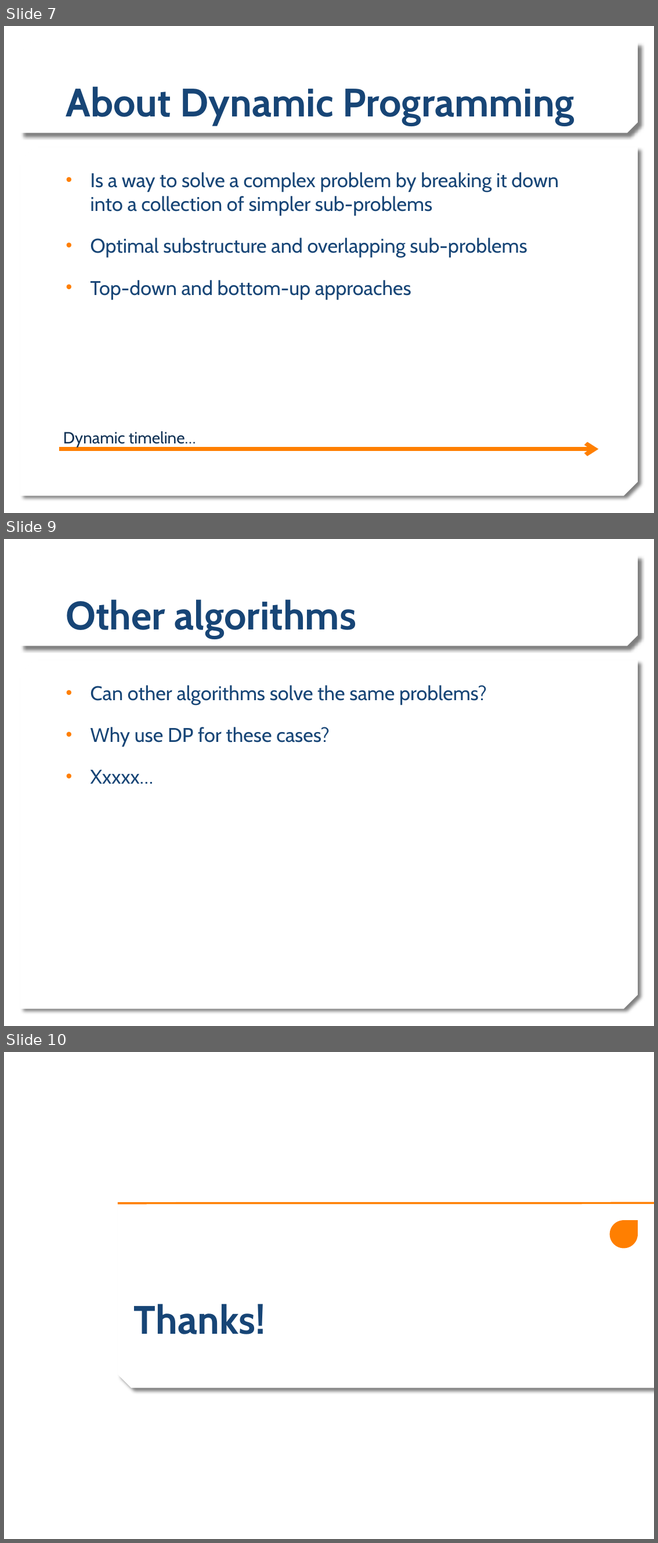
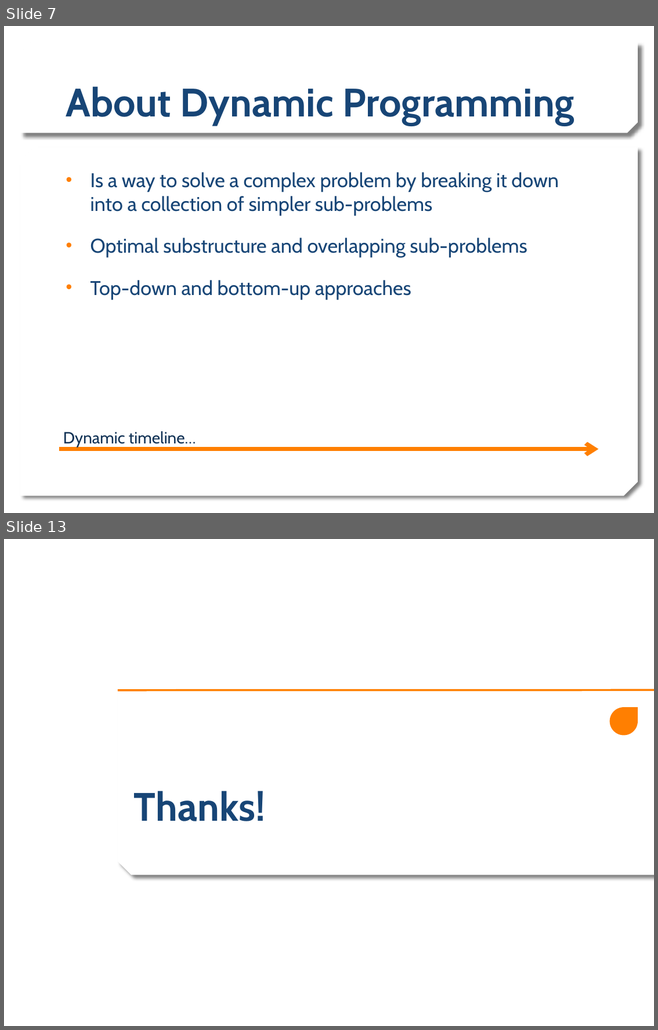
Before and after one commit to rirypheng/dynamic-programming, a slide deck: DP - Warehouse Problem.pptx. Shown one above the other, each under a label of ours: slides 7, 9 and 10 before the commit, slides 7 and 13 after it; the slides between them are not shown. The pictures are 658x1543 and 658x1030 pixels, drawn with LibreOffice and Linux fonts; fonts in the diff are those of the drawing; background and template pictures are left out. Boxes give left, top, right and bottom in pixels: in the first picture for what was removed or moved away, otherwise in the second. Text is boxed around its words. In the diff, an @@ line names an element or a change of style, - is before the commit and + after.

```diff
--- a/DP - Warehouse Problem.pptx
+++ b/DP - Warehouse Problem.pptx
@@ slide 9 removed at [4, 539, 654, 1026], background picture (left out); not listed: 2 template elements that a slide beside it also shows @@
@@ title removed at [66, 599, 357, 639] @@
-Other algorithms
@@ text removed at [90, 685, 487, 784] @@
-• Can other algorithms solve the same problems?
-• Why use DP for these cases?
-• Xxxxx…
@@ what was slide 10 is now slide 13 @@
```
Also in this commit, not shown: 5 slides added, 1 other slide removed.
